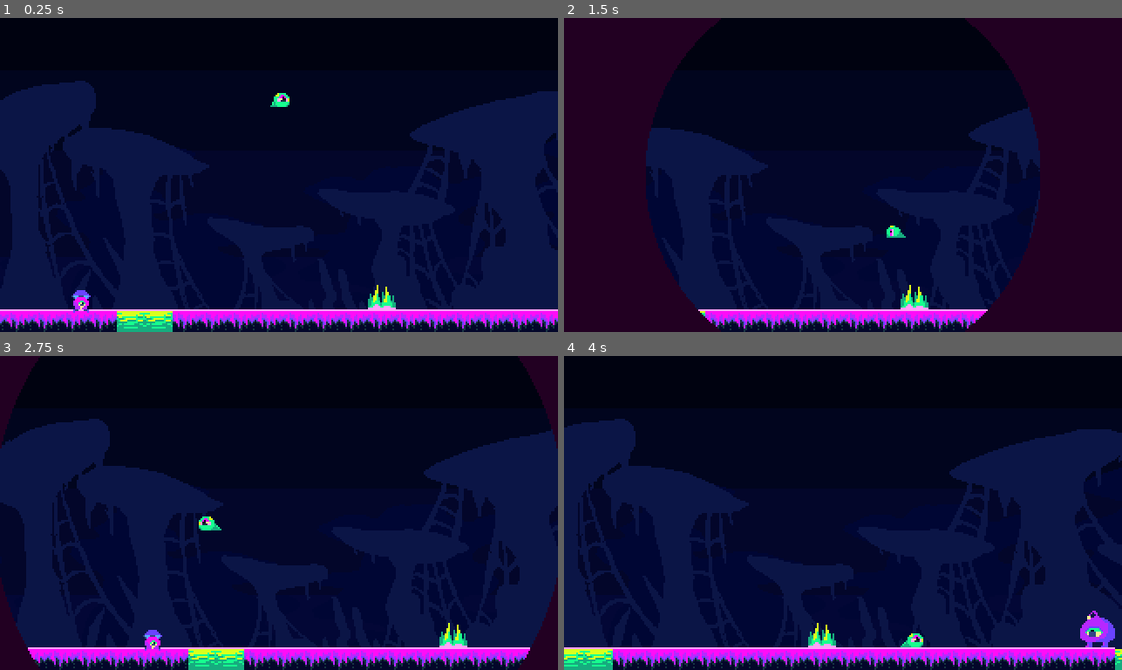
Above: before the commit, frames 1-4 (two rows, left to right).
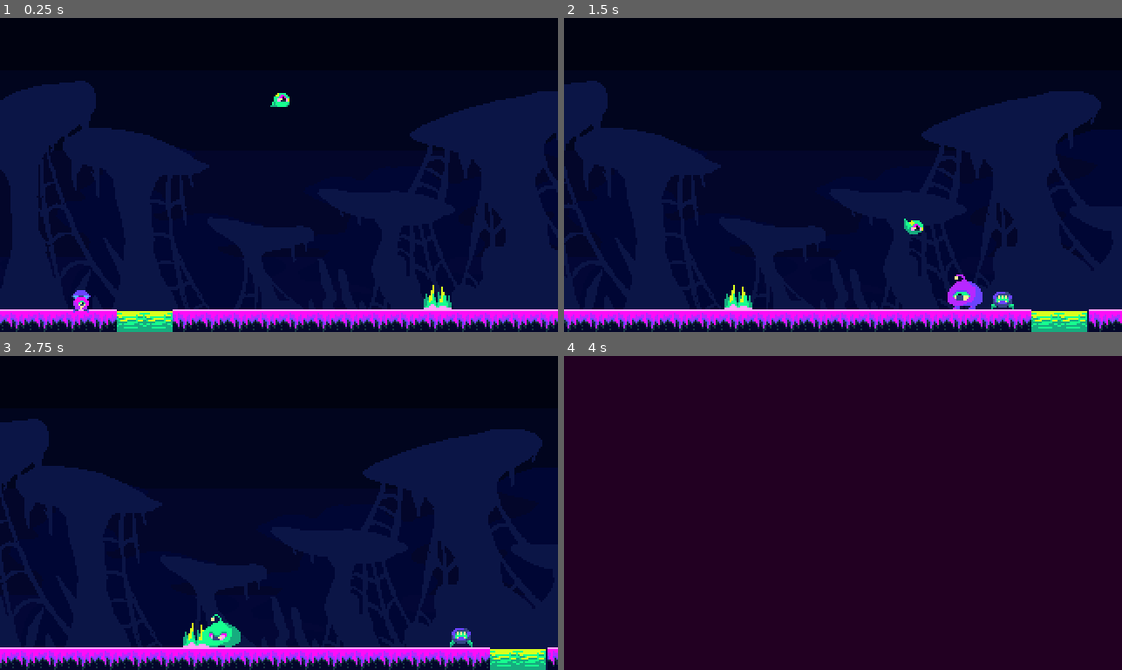
Above: after the commit, the same moments.

Repository: DfindWox/TGD-Wild-Jam-67
Game: Godot game, scene res://Scenes/Levels/level_test.tscn
Two runs of this game, one before a commit and one after it. Both use one fixed random seed, a clock stepped at 60 frames per second and the inputs below.
Inputs (mouse positions are in pixels of both pictures, inside the frame that each line leads up to):
- Up to frame 1 (0.25 s): no input
- Up to frame 2 (1.5 s): move the mouse to (965, 159) at 0.52 s; hold Right (ui_right) from 0.53 s (still down); tap Space (attack) at 0.6 s; tap Up (ui_up) at 0.77 s; move the mouse to (731, 190) at 1.27 s; tap Z (take_over) at 1.35 s
- Up to frame 3 (2.75 s): tap Up (ui_up) at 1.52 s; move the mouse to (334, 443) at 2.02 s; release Right (ui_right) at 2.03 s; hold Left (ui_left) from 2.03 s (still down); tap Space (attack) at 2.1 s
- Up to frame 4 (4 s): move the mouse to (815, 575) at 2.77 s; release Left (ui_left) at 2.78 s; hold Right (ui_right) from 2.78 s (still down); tap Z (take_over) at 2.85 s; tap Up (ui_up) at 3.02, 3.77 s; move the mouse to (1010, 560) at 3.52 s; tap Space (attack) at 3.6 s

The runs differ from the first frame. In frame 1, 0.5% of the frame differs, in the area x 20-81%, y 85-94%; in frame 2, 46%; in frame 3, 21%; in frame 4, 100%, in the area x 0-100%, y 0-100%.

Commit message:
QOL
pusher ridable, death spike less punitive

Diff:
--- a/Actors/pusher.tscn
+++ b/Actors/pusher.tscn
@@ -287,7 +287,7 @@
 autostart = true
 
 [node name="EdgeRay" type="RayCast2D" parent="."]
-position = Vector2(13, -10)
+position = Vector2(13, -4)
 target_position = Vector2(0, 22)
 hit_from_inside = true
 
--- a/Objects/Zones/LevelFinishZone.gd
+++ b/Objects/Zones/LevelFinishZone.gd
@@ -22,7 +22,8 @@
 	get_child(0).set_deferred("disabled", true)
 
 	player.happy()
-	player.set_physics_process(false)
+	#player.set_physics_process(false)
+	player.is_dead = true
 	await get_tree().create_timer(2.5).timeout
 	await Fade.fade_out(1.0)
 	await get_tree().create_timer(1.0).timeout
--- a/Objects/death_spikes.tscn
+++ b/Objects/death_spikes.tscn
@@ -8,7 +8,10 @@
 region = Rect2(48, 160, 16, 16)
 
 [sub_resource type="RectangleShape2D" id="RectangleShape2D_tf7d7"]
-size = Vector2(16, 14)
+size = Vector2(16, 6)
+
+[sub_resource type="RectangleShape2D" id="RectangleShape2D_ktsd0"]
+size = Vector2(7, 5)
 
 [node name="DeathSpikes" type="Node2D"]
 
@@ -19,6 +22,14 @@
 script = ExtResource("2_w47ck")
 
 [node name="CollisionShape2D" type="CollisionShape2D" parent="DeathZone"]
-position = Vector2(0, 1)
+position = Vector2(0, 5)
 shape = SubResource("RectangleShape2D_tf7d7")
 debug_color = Color(0.984314, 0.121569, 0.0352941, 0.419608)
+
+[node name="DeathZone2" type="Area2D" parent="."]
+script = ExtResource("2_w47ck")
+
+[node name="CollisionShape2D" type="CollisionShape2D" parent="DeathZone2"]
+position = Vector2(0, -2)
+shape = SubResource("RectangleShape2D_ktsd0")
+debug_color = Color(0.984314, 0.121569, 0.0352941, 0.419608)
--- a/Scenes/Levels/level_test.tscn
+++ b/Scenes/Levels/level_test.tscn
@@ -42,9 +42,10 @@
 editor_draw_drag_margin = true
 
 [node name="Ground1" parent="." instance=ExtResource("4_n3y5a")]
+position = Vector2(32, 0)
 
 [node name="Ground2" parent="." instance=ExtResource("4_n3y5a")]
-position = Vector2(370, 0)
+position = Vector2(385, 0)
 
 [node name="Ground3" parent="." instance=ExtResource("4_n3y5a")]
 position = Vector2(-320, 0)
@@ -65,7 +66,7 @@
 debug_color = Color(0.905882, 0.305882, 0, 0.419608)
 
 [node name="LevelFinishZone" type="Area2D" parent="."]
-position = Vector2(94, 97)
+position = Vector2(617, 156)
 script = ExtResource("8_pck77")
 next_scene_packed = ExtResource("9_63u10")
 
Not shown: 1 places in Actors/map.tscn that only renumber resources
Not shown: 1 places in Objects/death_spikes.tscn that only renumber resources
